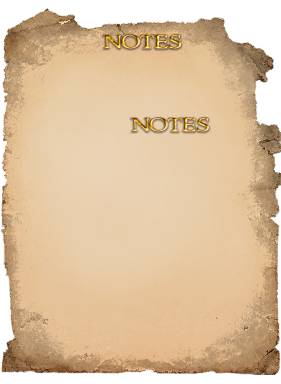
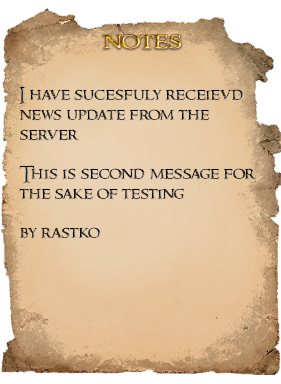
Comparing the layer stacks of the two w=281, h=384 images. Changes:
renamed "notes" to "I have sucesfuly receievd news update from the server This i", painted on it over [19, 86, 256, 239]
